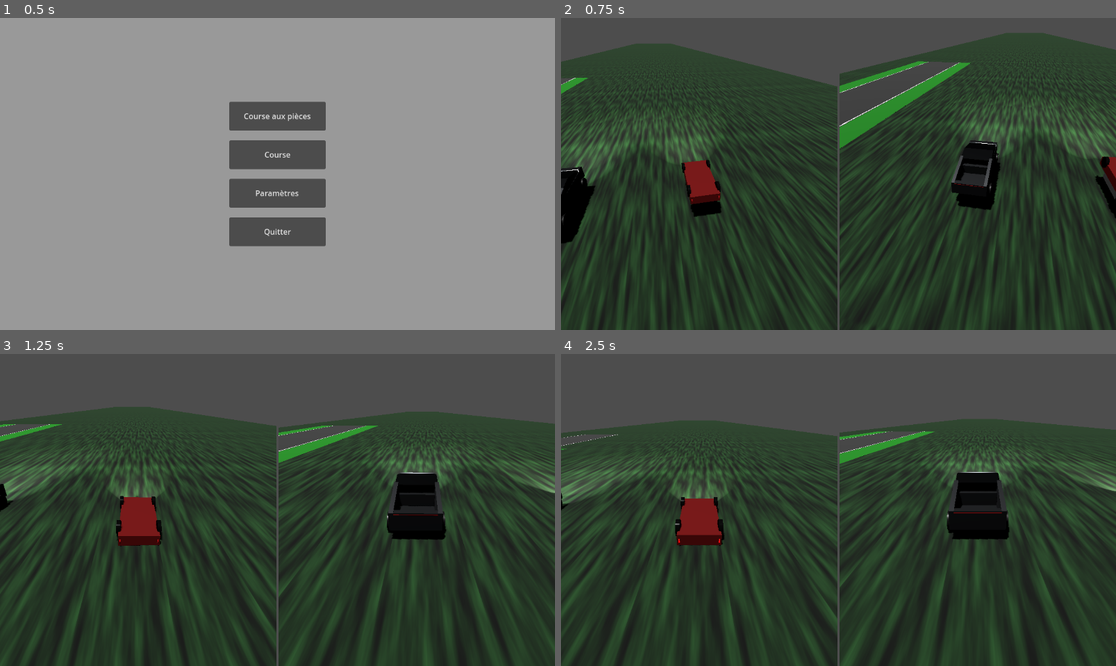
Above: before the commit, frames 1-4 (two rows, left to right).
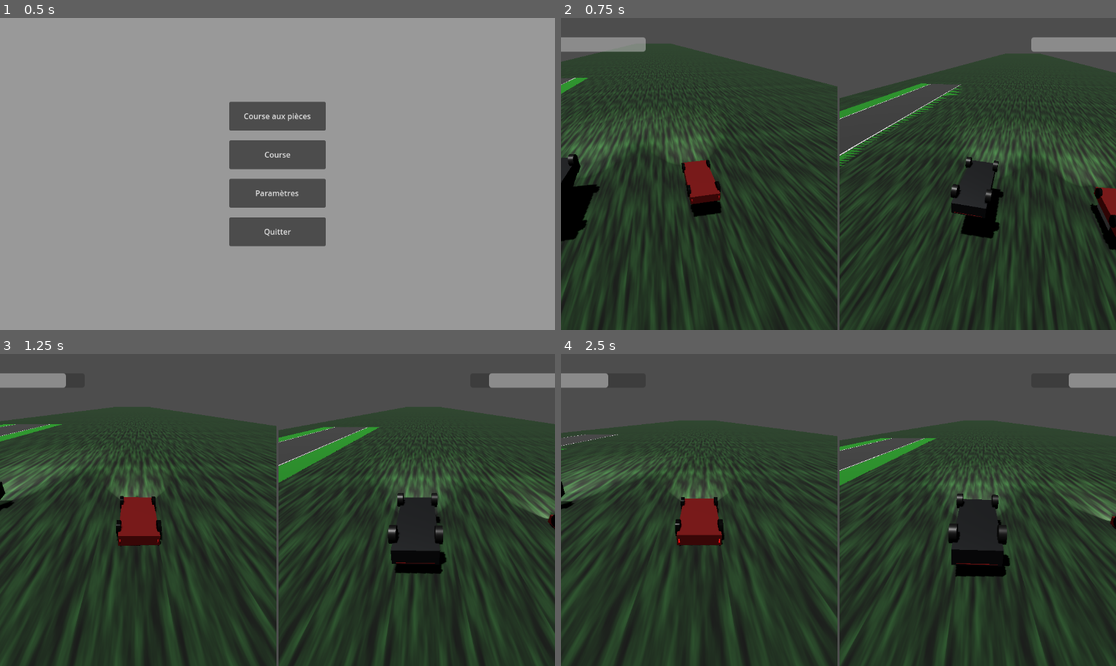
Above: after the commit, the same moments.

Repository: AntoineT01/Cyber-Race
Game: Godot game, scene res://Interface/main_menu.tscn
The game is run twice, just before and just after one commit, with the same random seed, the same clock (stepped at 60 frames per second) and the same inputs.
Inputs:
- Up to frame 1 (0.5 s): no input
- Up to frame 2 (0.75 s): click "Course aux pièces" at 0.5 s
- Up to frame 3 (1.25 s): no input
- Up to frame 4 (2.5 s): tap Enter at 1.25 s; hold D (right_steering_1) 1.28-2.03 s; tap Down (reverse_2) at 1.35, 2.3 s; hold Q (brake_1) from 2.03 s (still down); tap 0 (brake_2) at 2.1 s

Frame 1 is identical in both runs. In frame 2, 16% of the frame differs, in the area x 0-100%, y 4-100%; in frame 3, 11%; in frame 4, 11%.

Commit message:
feat: Progress bars. Elles ne sont pas centrés correctement en fonction de la résolution

Diff:
--- a/piece_race.tscn
+++ b/piece_race.tscn
@@ -1,11 +1,12 @@
-[gd_scene load_steps=20 format=3 uid="uid://ce6me2sybqwv1"]
+[gd_scene load_steps=21 format=3 uid="uid://ce6me2sybqwv1"]
 
 [ext_resource type="PackedScene" uid="uid://c7ttf85vfj4cj" path="res://voiture/voiture.tscn" id="1_abcde"]
 [ext_resource type="Script" path="res://camera_follow.gd" id="2_fghij"]
 [ext_resource type="PackedScene" uid="uid://btfh3r6kqb0wg" path="res://piece.tscn" id="3_klmno"]
 [ext_resource type="PackedScene" uid="uid://ds05tvwkfuwrh" path="res://voiture/cybertruck.tscn" id="4_buaph"]
-[ext_resource type="PackedScene" uid="uid://dxwjn6fmudjrc" path="res://terrain.tscn" id="5_uf4n7"]
+[ext_resource type="PackedScene" uid="uid://dxwjn6fmudjrc" path="res://map/route droite.tscn" id="5_uf4n7"]
 [ext_resource type="PackedScene" uid="uid://3f713efdenwi" path="res://Interface/pause_menu.tscn" id="6_wx2t4"]
+[ext_resource type="Script" path="res://scripts/progress_bars.gd" id="7_ki04q"]
 
 [sub_resource type="BoxShape3D" id="BoxShape3D_1"]
 size = Vector3(100, 1, 1500)
@@ -160,11 +161,12 @@
 respawn_position = Vector3(-5, 1, 40)
 
 [node name="Voiture2" parent="World" instance=ExtResource("4_buaph")]
-transform = Transform3D(1, 0, 0, 0, 1, 0, 0, 0, 1, 5, 1, 40)
+transform = Transform3D(-0.998394, 0.0566579, 0, -0.0566579, -0.998394, 0, 0, 0, 1, 5, 3.7501, 40)
 collision_layer = 1
 collision_mask = 1
 mass = 40.0
 center_of_mass_mode = -1
+player_id = 2
 steering_control = "steering_2"
 throttle_control = "throttle_2"
 brake_control = "brake_2"
@@ -212,3 +214,45 @@
 transform = Transform3D(1, 0, 0, 0, 1, 0, 0, 0, 1, 0.0515709, 0, 19.2454)
 
 [node name="PauseMenu" parent="." instance=ExtResource("6_wx2t4")]
+
+[node name="CanvasLayer" type="CanvasLayer" parent="."]
+offset = Vector2(0, 40)
+transform = Transform2D(1, 0, 0, 1, 0, 40)
+script = ExtResource("7_ki04q")
+
+[node name="ProgressBars" type="CenterContainer" parent="CanvasLayer"]
+anchors_preset = 10
+anchor_right = 1.0
+offset_bottom = 30.0
+grow_horizontal = 2
+
+[node name="HBoxContainer" type="HBoxContainer" parent="CanvasLayer/ProgressBars"]
+layout_mode = 2
+theme_override_constants/separation = 800
+alignment = 1
+
+[node name="VBoxContainer_Player1" type="VBoxContainer" parent="CanvasLayer/ProgressBars/HBoxContainer"]
+layout_mode = 2
+size_flags_horizontal = 3
+alignment = 1
+
+[node name="RespawnProgressBarPlayer1" type="ProgressBar" parent="CanvasLayer/ProgressBars/HBoxContainer/VBoxContainer_Player1"]
+custom_minimum_size = Vector2(200, 30)
+layout_mode = 2
+max_value = 5.0
+step = 1.0
+show_percentage = false
+
+[node name="VBoxContainer_Player2" type="VBoxContainer" parent="CanvasLayer/ProgressBars/HBoxContainer"]
+layout_mode = 2
+size_flags_horizontal = 3
+alignment = 1
+
+[node name="RespawnProgressBarPlayer2" type="ProgressBar" parent="CanvasLayer/ProgressBars/HBoxContainer/VBoxContainer_Player2"]
+custom_minimum_size = Vector2(200, 30)
+layout_mode = 2
+max_value = 5.0
+step = 1.0
+rounded = true
+fill_mode = 1
+show_percentage = false
--- a/project.godot
+++ b/project.godot
@@ -14,6 +14,7 @@
 run/main_scene="res://Interface/main_menu.tscn"
 config/features=PackedStringArray("4.3", "Forward Plus")
 config/icon="res://icon.svg"
+<<<<<<<HEADrun/main_scene="res://Interface/main_menu.tscn"
 
 [autoload]
 
@@ -61,9 +62,9 @@
 "events": [Object(InputEventKey,"resource_local_to_scene":false,"resource_name":"","device":-1,"window_id":0,"alt_press …(191 unchanged characters)…
 ]
 }
-reverse_2={
+ui_pause={
 "deadzone": 0.5,
-"events": [Object(InputEventKey,"resource_local_to_scene":fa …(145 unchanged characters)… lse,"keycode":0,"physical_keycode":4194322,"key_label":0,"unicode":0,"location":0,"echo":false,"script":null)
+"events": [Object(InputEventKey,"resource_local_to_scene":fa …(145 unchanged characters)… lse,"keycode":0,"physical_keycode":4194305,"key_label":0,"unicode":0,"location":0,"echo":false,"script":null)
 ]
 }
 reverse_1={
@@ -71,8 +72,8 @@
 "events": [Object(InputEventKey,"resource_local_to_scene":false,"resource_name":"","device":-1,"window_id":0,"alt_press …(192 unchanged characters)…
 ]
 }
-ui_pause={
+reverse_2={
 "deadzone": 0.5,
-"events": [Object(InputEventKey,"resource_local_to_scene":fa …(145 unchanged characters)… lse,"keycode":0,"physical_keycode":4194305,"key_label":0,"unicode":0,"location":0,"echo":false,"script":null)
+"events": [Object(InputEventKey,"resource_local_to_scene":fa …(145 unchanged characters)… lse,"keycode":0,"physical_keycode":4194322,"key_label":0,"unicode":0,"location":0,"echo":false,"script":null)
 ]
 }
--- /dev/null
+++ b/scripts/progress_bars.gd
@@ -0,0 +1,46 @@
+extends CanvasLayer
+
+@onready var respawn_timer_label_player1 = $ProgressBars/HBoxContainer/VBoxContainer_Player1/RespawnProgressBarPlayer1
+@onready var respawn_timer_label_player2 = $ProgressBars/HBoxContainer/VBoxContainer_Player2/RespawnProgressBarPlayer2
+
+func _ready():
+	# Trouver les nœuds des voitures. Ajustez les chemins selon votre arborescence de scène.
+	var car1 = get_node("../World/Voiture1")  # Remplacez par le chemin réel sans $
+	var car2 = get_node("../World/Voiture2")  # Remplacez par le chemin réel sans $
+
+	if car1:
+		car1.connect("respawn_timer_started", Callable(self, "_on_respawn_timer_started"))
+		car1.connect("respawn_timer_updated", Callable(self, "_on_respawn_timer_updated"))
+		car1.connect("respawn_timer_finished", Callable(self, "_on_respawn_timer_finished"))
+
+	if car2:
+		car2.connect("respawn_timer_started", Callable(self, "_on_respawn_timer_started"))
+		car2.connect("respawn_timer_updated", Callable(self, "_on_respawn_timer_updated"))
+		car2.connect("respawn_timer_finished", Callable(self, "_on_respawn_timer_finished"))
+
+	# Initialiser les ProgressBars
+	respawn_timer_label_player1.visible = false
+	respawn_timer_label_player2.visible = false
+
+func _on_respawn_timer_started(player_id, time_left):
+	if player_id == 1:
+		respawn_timer_label_player1.visible = true
+		respawn_timer_label_player1.max_value = time_left
+		respawn_timer_label_player1.value = time_left
+	elif player_id == 2:
+		respawn_timer_label_player2.visible = true
+		respawn_timer_label_player2.max_value = time_left
+		respawn_timer_label_player2.value = time_left
+
+func _on_respawn_timer_updated(player_id, time_left):
+	if player_id == 1:
+		respawn_timer_label_player1.value = time_left
+	elif player_id == 2:
+		respawn_timer_label_player2.value = time_left
+
+func _on_respawn_timer_finished(player_id):
+	print("Finished ", player_id)
+	if player_id == 1:
+		respawn_timer_label_player1.visible = false
+	elif player_id == 2:
+		respawn_timer_label_player2.visible = false
--- a/voiture/voiture.gd
+++ b/voiture/voiture.gd
@@ -1,4 +1,11 @@
 extends VehicleBody3D
+
+# Définition des signaux
+signal respawn_timer_started(player_id, time_left)
+signal respawn_timer_updated(player_id, time_left)
+signal respawn_timer_finished(player_id)
+
+@export var player_id: int = 1  # Identifiant unique pour chaque joueur
 
 @export var max_engine_force = 300.0
 @export var max_brake_force = 10.0
@@ -58,8 +65,14 @@
 	# Vérifier si la voiture est à l'envers
 	if is_upside_down():
 		upside_down_timer += _delta
+		var time_left = respawn_if_upside_down_time - upside_down_timer
 		if upside_down_timer >= respawn_if_upside_down_time:
 			respawn()
+			emit_signal("respawn_timer_finished", player_id)
+		else:
+			if upside_down_timer - _delta <= 0:  # Première frame à l'envers
+				emit_signal("respawn_timer_started", player_id, respawn_if_upside_down_time)
+			emit_signal("respawn_timer_updated", player_id, clamp(time_left, 0, respawn_if_upside_down_time))
 	else:
 		upside_down_timer = 0.0
 
